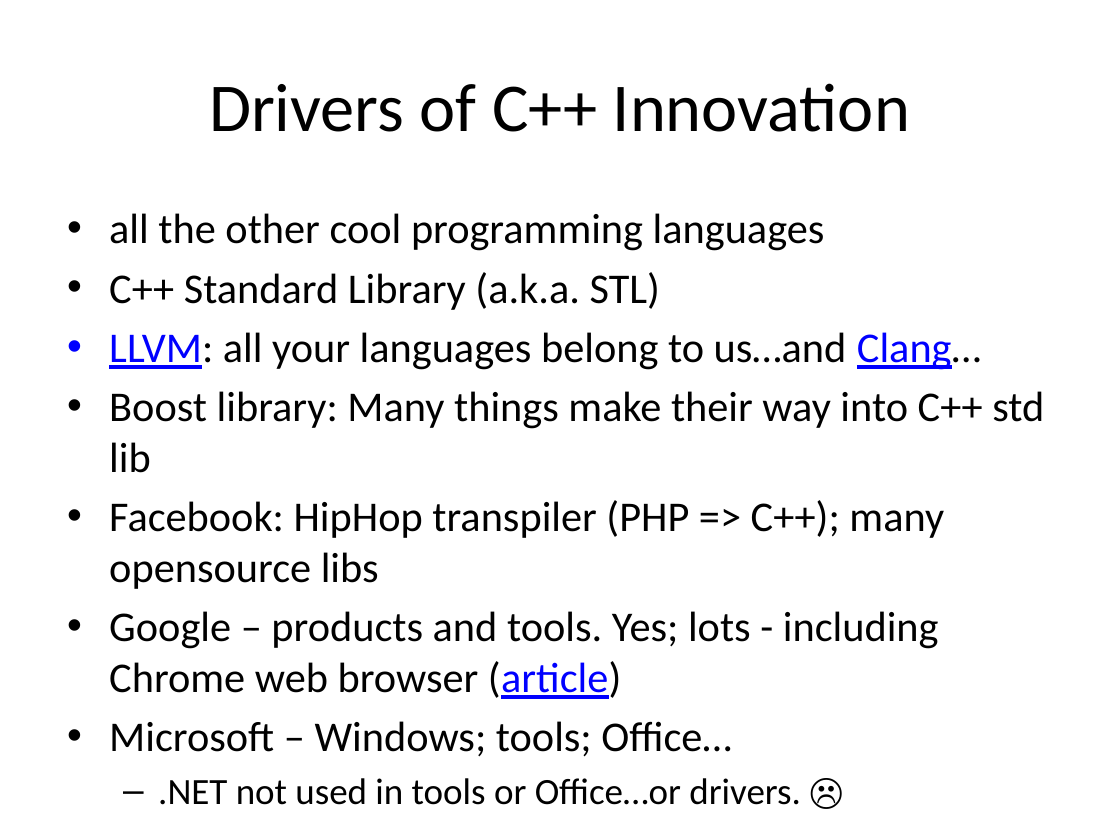
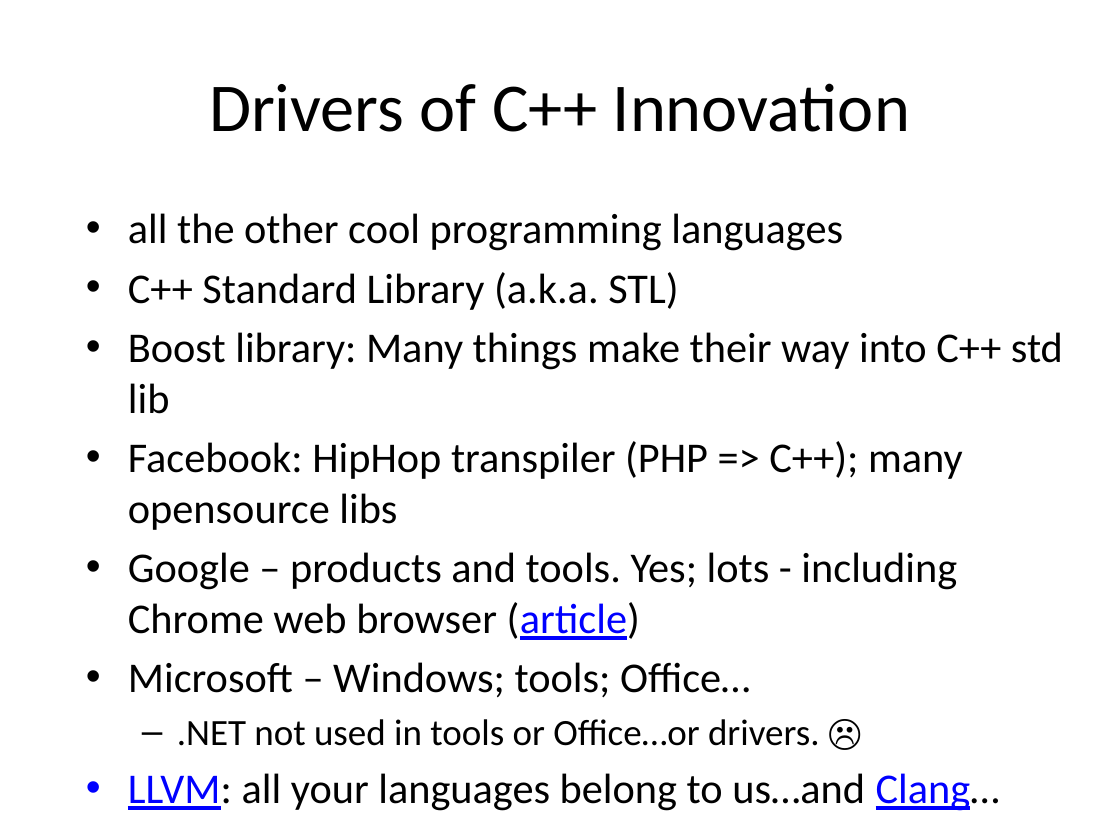
Before and after one commit to fellmad/FunWithCpp11, a slide deck: slide 18 of doc/Fun_with_C++11.pptx. Drawn at 1120x840 pixels with LibreOffice and Linux fonts; fonts in the diff are those of the drawing. Boxes give left, top, right and bottom in pixels: in the first picture for what was removed or moved away, otherwise in the second. Text is boxed around its words. In the diff, an @@ line names an element or a change of style, - is before the commit and + after.

```diff
--- a/doc/Fun_with_C++11.pptx
+++ b/doc/Fun_with_C++11.pptx
@@ text "all the other cool programming ...": place and size @@
-text "all the other cool programming ..." at box(109, 213, 1044, 805)
+text "all the other cool programming ..." at box(128, 213, 1063, 811)
@@ text at box(109, 332, 981, 370): paragraph removed @@
-• LLVM: all your languages belong to us…and Clang…
@@ text at box(128, 773, 1000, 811): paragraph added @@
+• LLVM: all your languages belong to us…and Clang…
```
Also in this commit, not shown: 9 other slides changed, 1 other file.
